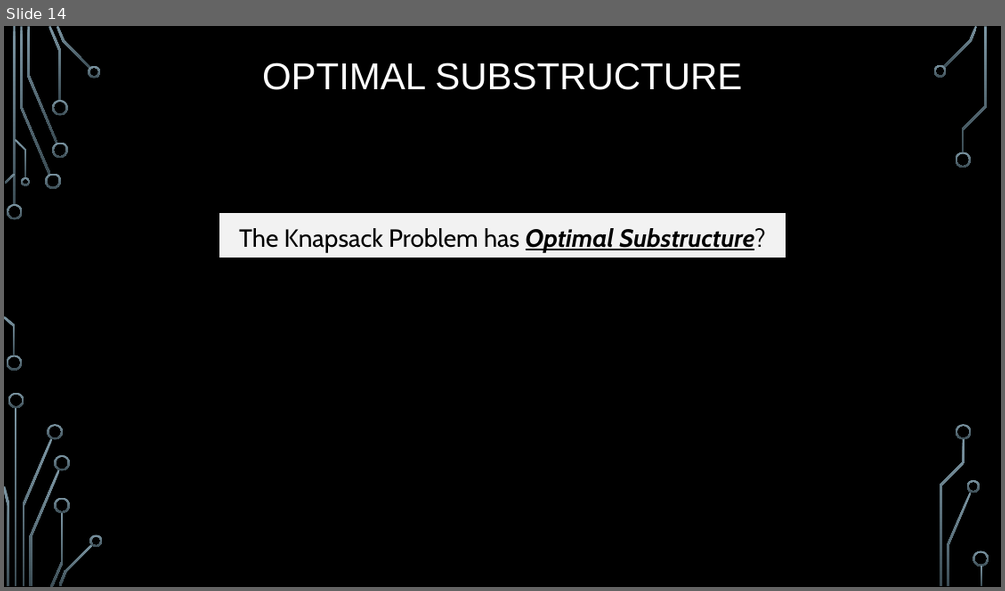
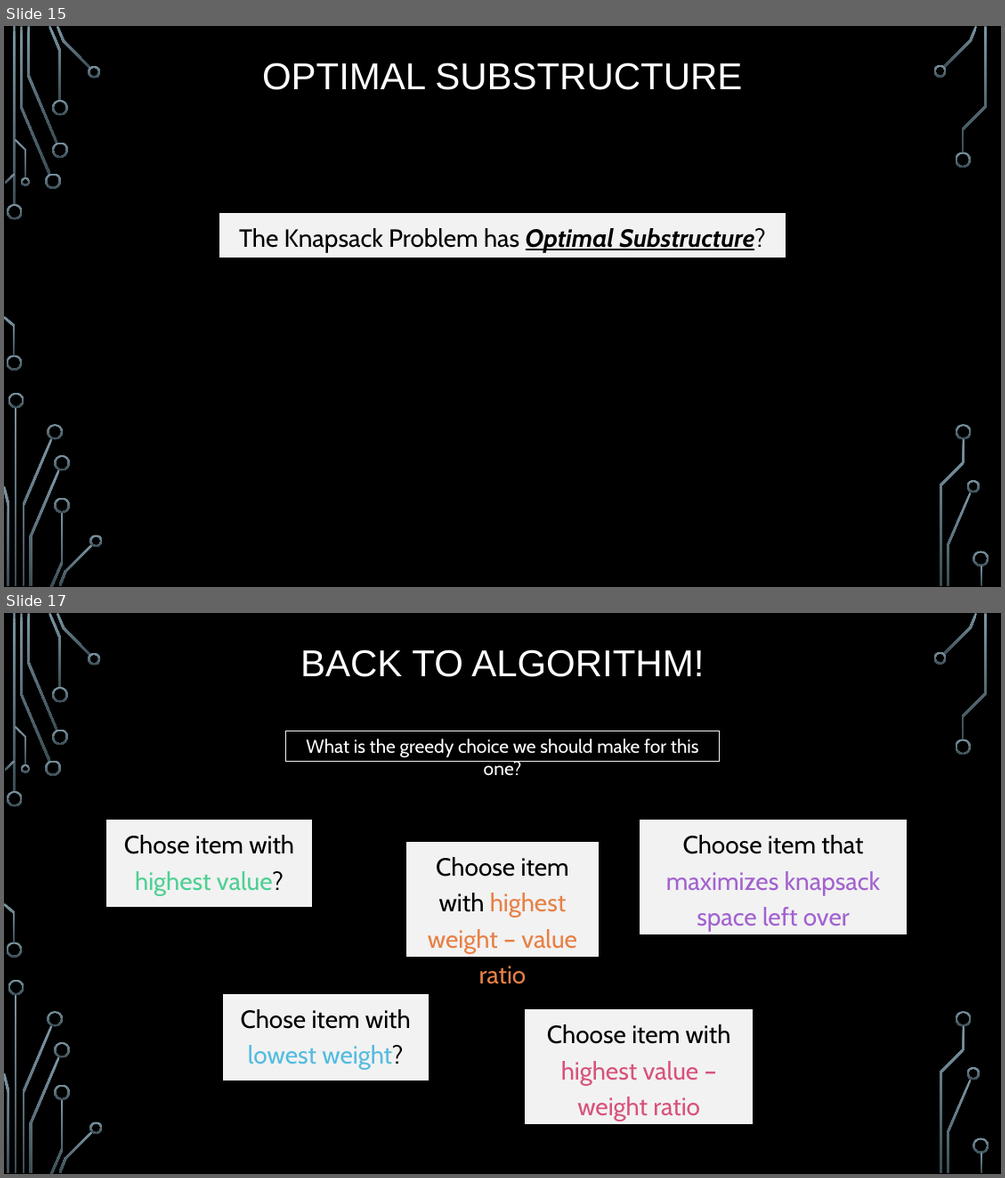
Before and after one commit to markfloryan/dsa2, a slide deck: slides/04-5-KnapsackGreedy.pptx. Shown one above the other, each under a label of ours: slide 14 before the commit, slides 15 and 17 after it; the slides between them are not shown. The pictures are 1005x591 and 1005x1178 pixels, drawn with LibreOffice and Linux fonts; fonts in the diff are those of the drawing; background and template pictures are left out. Boxes give left, top, right and bottom in pixels: in the first picture for what was removed or moved away, otherwise in the second. Text is boxed around its words. In the diff, an @@ line names an element or a change of style, - is before the commit and + after.

```diff
--- a/slides/04-5-KnapsackGreedy.pptx
+++ b/slides/04-5-KnapsackGreedy.pptx
@@ slide 17 added at (4,613,1001,1174), background picture (left out); not listed: 36 template elements that a slide beside it also shows @@
@@ title added at (300,649,704,677), 36 pt, text #FFFFFF @@
+BACK TO ALGORITHM!
@@ rectangle added at (286,731,719,761), outline #F2F2F2 0.75 pt, 18 pt, text #FFFFFF @@
+What is the greedy choice we should make for this one?
@@ rectangle added at (105,819,312,907), fill #F2F2F2, outline #000000 0.75 pt, 24 pt, text #000000 @@
+Chose item with highest value?
@@ rectangle added at (639,819,907,934), fill #F2F2F2, outline #000000 0.75 pt, 24 pt, text #A262D0 @@
+Choose item that maximizes knapsack space left over
@@ rectangle added at (405,841,599,957), fill #F2F2F2, outline #000000 0.75 pt, 24 pt, text #E78045 @@
+Choose item with highest weight – value ratio
@@ rectangle added at (222,994,429,1081), fill #F2F2F2, outline #000000 0.75 pt, 24 pt, text #000000 @@
+Chose item with lowest weight?
@@ rectangle added at (525,1009,753,1125), fill #F2F2F2, outline #000000 0.75 pt, 24 pt, text #D7537B @@
+Choose item with highest value – weight ratio
@@ what was slide 14 is now slide 15 @@
```
Also in this commit, not shown: 4 slides changed, 11 other slides added, 8 slides removed, 4 other files.
